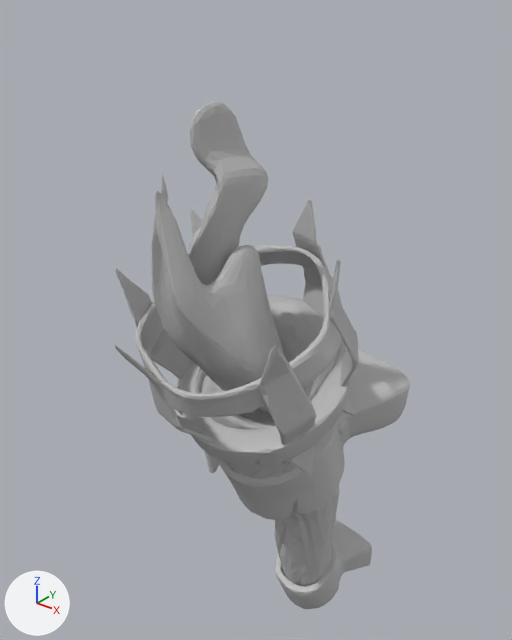
An edit to the FBX model SpelMotor/IronWrought/Bin/Assets/3D/Environment/EN_P_L1Torch_01_19G4_01_19/EN_P_L1Torch_01_19G4_01_19.fbx, drawn before and after from the same camera.
Both versions are drawn from a camera (50 mm lens) standing at (0.486, -0.838, 1.0) and looking at (-0.044, -0.175, 0.589). Lighting does not change. The marker at lower left points along +X, +Y and +Z. Where no turn or scale is listed for an object, it has been applied to the vertices.

The older version as bpy lines, for what is in view:
```python
me_mesh = bpy.data.meshes.new('Mesh')
me_mesh.from_pydata(...)  # 7245 vertices, 14289 faces; spans x -0.14..0.131, y -0.415..0.002, z 0.088..0.967
me_mesh.materials.append(mat_lambert1)  # grey #bcbcbc
ob_en_p_l1torch_01_19g4_01_19 = bpy.data.objects.new('EN_P_L1Torch_01_19G4_01_19', me_mesh)
ob_en_p_l1torch_01_19g4_01_19.location = (0.0, 0.0, -0.082)
```
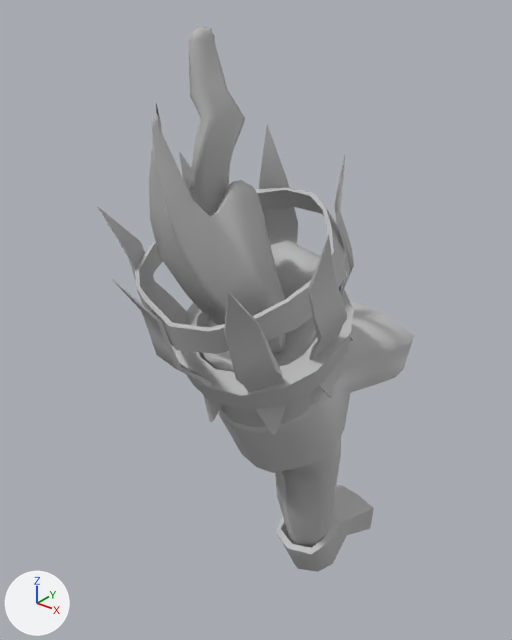
Commit message: torch LP

What differs and where, as boxes (x1, y1, x2, y2) in the pictures (512 x 640 px):
'EN_P_L1Torch_01_19G4_01_19', reshaped, moved (7% wider, 7% taller)
    before: (115, 102, 410, 609)
    after: (97, 27, 414, 572)
part 1 of me_mesh, rebuilt
    before: (201, 295, 339, 587)
    after: (203, 240, 341, 548)
part 2 of me_mesh, rebuilt
    before: (152, 102, 284, 412)
    after: (149, 27, 286, 353)
part 3 of me_mesh, rebuilt
    before: (275, 520, 372, 609)
    after: (276, 483, 374, 572)
part 4 of me_mesh, rebuilt
    before: (135, 245, 342, 417)
    after: (135, 188, 346, 354)
part 5 of me_mesh, rebuilt (10% wider, 10% taller)
    before: (259, 345, 316, 476)
    after: (224, 291, 287, 435)
part 6 of me_mesh, rebuilt
    before: (190, 209, 203, 235)
    after: (179, 151, 191, 186)
part 7 of me_mesh, rebuilt
    before: (329, 259, 359, 415)
    after: (334, 155, 354, 341)
part 8 of me_mesh, rebuilt
    before: (116, 269, 191, 379)
    after: (97, 206, 188, 324)
part 9 of me_mesh, rebuilt
    before: (293, 200, 330, 317)
    after: (259, 125, 298, 245)
part 10 of me_mesh, rebuilt (12% taller)
    before: (115, 345, 222, 474)
    after: (112, 278, 222, 422)
part 11 of me_mesh, added
    after: (308, 235, 347, 398)
part 12 of me_mesh, deleted
    before: (249, 461, 296, 479)
part 13 of me_mesh, deleted
    before: (229, 462, 265, 476)
part 14 of me_mesh, cut back
    before: (176, 341, 410, 520)
    after: (175, 290, 414, 473)

What changed in the scene script:
```text
Change me_mesh:
    used by ob_en_p_l1torch_01_19g4_01_19; location = (0.0, 0.0, -0.082)
    remove me_mesh.from_pydata(...)  # 7245 vertices, 14289 faces; spans x -0.14..0.131, y -0.415..0.002, z 0.088..0.967
    add me_mesh.from_pydata(...)  # 1249 vertices, 1230 faces; spans x -0.115..0.168, y -0.411..0.002, z 0.088..0.957
    me_mesh part 1: the loose piece of 2017 vertices spanning x -0.081..0.082, y -0.298..-0.027, z 0.088..0.71 is rebuilt with 322 vertices and now spans x -0.053..0.108, y -0.295..-0.027, z 0.088..0.703
    me_mesh part 2: the loose piece of 1280 vertices spanning x -0.081..0.065, y -0.363..-0.202, z 0.576..0.967 is rebuilt with 372 vertices and now spans x -0.051..0.088, y -0.361..-0.2, z 0.572..0.957
    me_mesh part 3: the loose piece of 555 vertices spanning x -0.056..0.068, y -0.147..0.001, z 0.127..0.236 is rebuilt with 71 vertices and now spans x -0.027..0.091, y -0.145..0.0, z 0.128..0.232
    me_mesh part 4: the loose piece of 553 vertices spanning x -0.133..0.125, y -0.38..-0.124, z 0.642..0.774 is rebuilt with 72 vertices and now spans x -0.105..0.148, y -0.375..-0.125, z 0.637..0.767
    me_mesh part 5: the loose piece of 153 vertices spanning x 0.076..0.127, y -0.356..-0.236, z 0.529..0.764 is rebuilt with 30 vertices and now spans x 0.068..0.122, y -0.384..-0.26, z 0.507..0.738
    me_mesh part 6: the loose piece of 147 vertices spanning x -0.127..-0.06, y -0.216..-0.13, z 0.578..0.815 is rebuilt with 30 vertices and now spans x -0.106..-0.051, y -0.223..-0.16, z 0.56..0.808
    me_mesh part 7: the loose piece of 126 vertices spanning x 0.076..0.131, y -0.24..-0.151, z 0.569..0.811 is rebuilt with 30 vertices and now spans x 0.074..0.124, y -0.197..-0.129, z 0.58..0.83
    me_mesh part 8: the loose piece of 123 vertices spanning x -0.14..-0.087, y -0.328..-0.212, z 0.54..0.768 is rebuilt with 30 vertices and now spans x -0.115..-0.05, y -0.342..-0.232, z 0.535..0.766
    me_mesh part 9: the loose piece of 121 vertices spanning x -0.01..0.038, y -0.149..-0.097, z 0.592..0.839 is rebuilt with 30 vertices and now spans x -0.038..0.015, y -0.156..-0.103, z 0.587..0.839
    me_mesh part 10: the loose piece of 120 vertices spanning x -0.054..0.006, y -0.415..-0.289, z 0.502..0.733 is rebuilt with 30 vertices and now spans x -0.026..0.032, y -0.411..-0.288, z 0.5..0.726
    me_mesh part 11: a new loose piece of 30 vertices spanning x 0.108..0.168, y -0.297..-0.196, z 0.542..0.78, in mat_lambert1 (grey #bcbcbc)
    me_mesh part 12: the loose piece of 115 vertices spanning x 0.017..0.083, y -0.273..-0.221, z 0.5..0.562 is deleted
    me_mesh part 13: the loose piece of 72 vertices spanning x -0.027..0.049, y -0.291..-0.269, z 0.498..0.545 is deleted
    me_mesh part 14: 1722 vertices removed from x -0.115..0.116, y -0.325..0.002, z 0.4..0.672; 201 vertices added at x -0.084..0.14, y -0.321..0.002, z 0.397..0.665
    me_mesh part 15: the surface is now shaded smooth
Change ob_en_p_l1torch_01_19g4_01_19:
    ob_en_p_l1torch_01_19g4_01_19.location: (0.0, 0.0, -0.082) -> (-0.027, 0.0, 0.0)
```
